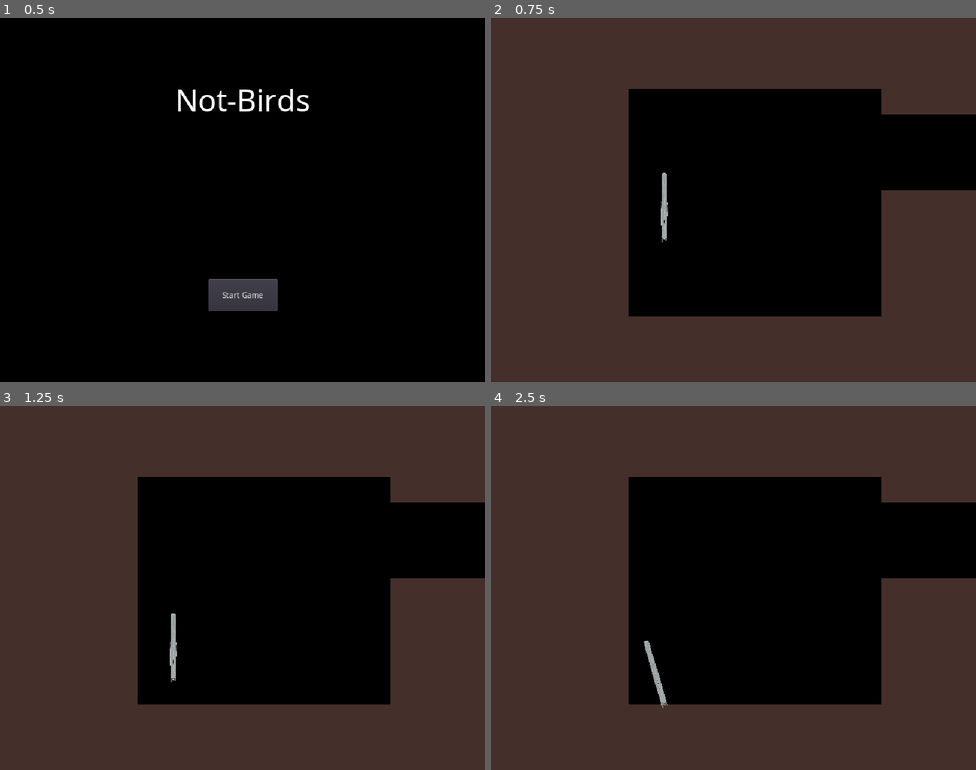
Above: before the commit, frames 1-4 (two rows, left to right).
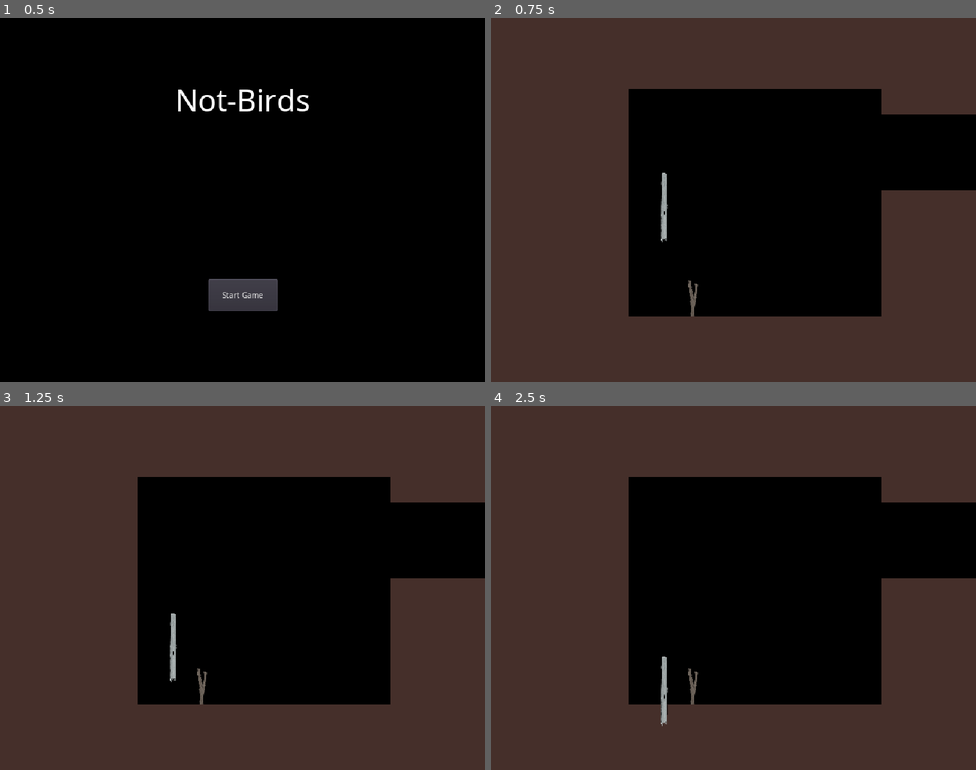
Above: after the commit, the same moments.

Repository: NotBirds/Not-Birds
Game: Godot game, scene res://scenes/main_menu.tscn
Two runs of this game, one before a commit and one after it. Both use one fixed random seed, a clock stepped at 60 frames per second and the inputs below. Sound files missing from this copy of the repository are replaced by a short silence.
Inputs (mouse positions are in pixels of both pictures, inside the frame that each line leads up to):
- Up to frame 1 (0.5 s): no input
- Up to frame 2 (0.75 s): click "Start Game" at 0.5 s
- Up to frame 3 (1.25 s): no input
- Up to frame 4 (2.5 s): move the mouse to (840, 569) at 1.27 s; press the mouse at (840, 569) at 1.28 s; move the mouse to (636, 606) at 2.02 s; release the mouse at (636, 606) at 2.03 s; click (636, 606) at 2.1 s

Frame 1 is identical in both runs. In frame 2, 0.1% of the frame differs, in the area x 35-43%, y 42-82%; in frame 3, 0.1%; in frame 4, 0.5%, in the area x 31-43%, y 64-88%.

Commit message:
lbotano's nightmare

Diff:
--- a/scenes/entities/levelObjects/material_pickup.tscn
+++ b/scenes/entities/levelObjects/material_pickup.tscn
@@ -63,5 +63,4 @@
 
 [node name="CollisionShape2D" type="CollisionShape2D" parent="area_2d"]
 rotation = -0.261363
-scale = Vector2( 1, 1 )
 shape = SubResource( 3 )
--- a/scenes/entities/levelObjects/plank.tscn
+++ b/scenes/entities/levelObjects/plank.tscn
@@ -1,12 +1,9 @@
-[gd_scene load_steps=6 format=2]
+[gd_scene load_steps=5 format=2]
 
-[ext_resource path="res://assets/sprites/wood.png" type="Texture" id=1]
+[ext_resource path="res://assets/sprites/plank1.png" type="Texture" id=1]
 [ext_resource path="res://scripts/scptDestructable.gd" type="Script" id=2]
 [ext_resource path="res://assets/audio/wood1.mp3" type="AudioStream" id=3]
 [ext_resource path="res://assets/audio/wood2.mp3" type="AudioStream" id=4]
-
-[sub_resource type="RectangleShape2D" id=1]
-extents = Vector2( 8, 63 )
 
 [node name="plank2" type="RigidBody2D"]
 collision_layer = 2
@@ -18,12 +15,12 @@
 base_collision_pitch = 0.5
 
 [node name="Sprite" type="Sprite" parent="."]
-position = Vector2( 0.75, 0 )
-scale = Vector2( 0.25, 0.25 )
+position = Vector2( 9.53674e-07, 0 )
+scale = Vector2( 2.35294, 2.35294 )
 texture = ExtResource( 1 )
 
-[node name="physicsCollider" type="CollisionShape2D" parent="."]
-shape = SubResource( 1 )
+[node name="physicsCollider" type="CollisionPolygon2D" parent="."]
+polygon = PoolVector2Array( -20, -59, 20, -59, 20, 59, -20, 59 )
 
 [node name="audioCollision" type="AudioStreamPlayer2D" parent="."]
 stream = ExtResource( 3 )
--- /dev/null
+++ b/scenes/entities/levelObjects/triangle_wood.tscn
@@ -0,0 +1,15 @@
+[gd_scene load_steps=3 format=2]
+
+[ext_resource path="res://scenes/entities/levelObjects/plank.tscn" type="PackedScene" id=1]
+[ext_resource path="res://assets/sprites/triangle_wood.png" type="Texture" id=2]
+
+[node name="plank2" instance=ExtResource( 1 )]
+
+[node name="Sprite" parent="." index="0"]
+position = Vector2( 7.10543e-15, -35 )
+scale = Vector2( 3, 3 )
+texture = ExtResource( 2 )
+
+[node name="physicsCollider" parent="." index="1"]
+position = Vector2( 0.5, 0 )
+polygon = PoolVector2Array( -0.5, -72, 63.5, 7, -64.5, 7 )
--- a/scenes/entities/scnBird.tscn
+++ b/scenes/entities/scnBird.tscn
@@ -15,7 +15,7 @@
 } ]
 
 [sub_resource type="CircleShape2D" id=1]
-radius = 105.019
+radius = 21.3776
 
 [node name="rbBird" type="RigidBody2D"]
 script = ExtResource( 4 )
@@ -25,11 +25,9 @@
 position = Vector2( -1.4, 6.2 )
 scale = Vector2( 0.2, 0.2 )
 frames = SubResource( 2 )
-frame = 2
 playing = true
 
 [node name="csHitbox" type="CollisionShape2D" parent="."]
-scale = Vector2( 0.2, 0.2 )
 shape = SubResource( 1 )
 
 [node name="audioDeath" type="AudioStreamPlayer2D" parent="."]
--- /dev/null
+++ b/scenes/entities/scnSlingshot.tscn
@@ -0,0 +1,51 @@
+[gd_scene load_steps=8 format=2]
+
+[ext_resource path="res://assets/sprites/sling.png" type="Texture" id=1]
+[ext_resource path="res://scripts/scptSlingshot.gd" type="Script" id=2]
+[ext_resource path="res://assets/sprites/idle/1.png" type="Texture" id=3]
+[ext_resource path="res://assets/sprites/idle/3.png" type="Texture" id=4]
+[ext_resource path="res://assets/sprites/idle/2.png" type="Texture" id=5]
+
+[sub_resource type="RectangleShape2D" id=1]
+extents = Vector2( 254.439, 251 )
+
+[sub_resource type="SpriteFrames" id=2]
+animations = [ {
+"frames": [ ExtResource( 3 ), ExtResource( 5 ), ExtResource( 4 ) ],
+"loop": true,
+"name": "default",
+"speed": 5.0
+} ]
+
+[node name="nSlingshot" type="Node2D"]
+script = ExtResource( 2 )
+
+[node name="sTexture" type="Sprite" parent="."]
+texture = ExtResource( 1 )
+
+[node name="lDown_sling" type="Line2D" parent="sTexture"]
+show_behind_parent = true
+light_mask = 2
+points = PoolVector2Array( -399, -221, 71, -199 )
+width = 15.0
+
+[node name="lTop_sling" type="Line2D" parent="."]
+points = PoolVector2Array( -399, -221, -50, -270 )
+width = 15.0
+
+[node name="pCenter" type="Position2D" parent="."]
+position = Vector2( 0, -250 )
+
+[node name="aSlingshot_Hitbox" type="Area2D" parent="."]
+position = Vector2( 534, 117 )
+
+[node name="csHitbox" type="CollisionShape2D" parent="aSlingshot_Hitbox"]
+position = Vector2( -549.561, -277 )
+shape = SubResource( 1 )
+
+[node name="asNot_bird" type="AnimatedSprite" parent="."]
+position = Vector2( -580, 271 )
+frames = SubResource( 2 )
+playing = true
+
+[connection signal="input_event" from="aSlingshot_Hitbox" to="." method="_on_aSlingshot_Hitbox_input_event"]
--- a/scenes/levels/level1.tscn
+++ b/scenes/levels/level1.tscn
@@ -29,7 +29,6 @@
 }
 
 [node name="nSlingshot" parent="." instance=ExtResource( 2 )]
-visible = false
 position = Vector2( 554, 930 )
 
 [node name="part1" type="Node" parent="."]
--- a/scenes/nLevel1.tscn
+++ b/scenes/nLevel1.tscn
@@ -12,7 +12,7 @@
 [sub_resource type="RectangleShape2D" id=1]
 extents = Vector2( 1973, 17.5 )
 
-[node name="nLevel" type="Node2D"]
+[node name="nLevel2" type="Node2D"]
 
 [node name="parallax_background" parent="." instance=ExtResource( 3 )]
 
--- a/scenes/scnLevel.tscn
+++ b/scenes/scnLevel.tscn
@@ -1,67 +1,58 @@
-[gd_scene load_steps=5 format=2]
+[gd_scene load_steps=6 format=2]
 
 [ext_resource path="res://scenes/entities/levelObjects/scnSlingshot.tscn" type="PackedScene" id=1]
 [ext_resource path="res://scenes/entities/levelObjects/plank.tscn" type="PackedScene" id=2]
+[ext_resource path="res://scenes/entities/levelObjects/triangle_wood.tscn" type="PackedScene" id=3]
 [ext_resource path="res://assets/sprites/wood.png" type="Texture" id=7]
 
 [sub_resource type="RectangleShape2D" id=2]
-extents = Vector2( 518, 10 )
+extents = Vector2( 931, 10 )
 
 [node name="nLevel" type="Node2D"]
 
 [node name="nSlingshot" parent="." instance=ExtResource( 1 )]
-position = Vector2( -205, -78 )
+position = Vector2( -931, 393 )
 speed_modifier = 15.0
 
 [node name="Camera" type="Camera2D" parent="."]
-position = Vector2( 64, -296 )
+position = Vector2( -140, -103 )
 current = true
+zoom = Vector2( 4, 3 )
 
 [node name="sbTemp_floor" type="StaticBody2D" parent="."]
-position = Vector2( -450, -7 )
+position = Vector2( -338, 464 )
 
 [node name="CollisionShape2D" type="CollisionShape2D" parent="sbTemp_floor"]
-position = Vector2( 508, 0 )
+position = Vector2( 95, 0 )
 shape = SubResource( 2 )
 
 [node name="Sprite" type="Sprite" parent="sbTemp_floor/CollisionShape2D"]
 position = Vector2( -7.62939e-06, 4 )
 rotation = 1.56098
-scale = Vector2( 0.5, 2.11 )
+scale = Vector2( 0.5, 3.68604 )
 texture = ExtResource( 7 )
 
 [node name="Planks" type="Node" parent="."]
 
-[node name="plank8" parent="Planks" instance=ExtResource( 2 )]
-position = Vector2( 131, -520 )
+[node name="plank" parent="Planks" instance=ExtResource( 2 )]
+position = Vector2( 100, 304 )
+
+[node name="plank3" parent="Planks" instance=ExtResource( 3 )]
+position = Vector2( -9, 436 )
+initial_health = 8000.0
+
+[node name="plank4" parent="Planks" instance=ExtResource( 3 )]
+position = Vector2( 117, 436 )
+initial_health = 8000.0
+
+[node name="plank6" parent="Planks" instance=ExtResource( 3 )]
+position = Vector2( 53, 234 )
+initial_health = 8000.0
+
+[node name="plank5" parent="Planks" instance=ExtResource( 3 )]
+position = Vector2( 54, 370 )
+rotation = 3.14159
+initial_health = 8000.0
 
 [node name="plank2" parent="Planks" instance=ExtResource( 2 )]
-position = Vector2( 134, -166 )
-rotation = 1.56169
-
-[node name="plank" parent="Planks" instance=ExtResource( 2 )]
-position = Vector2( 79, -89 )
-
-[node name="plank3" parent="Planks" instance=ExtResource( 2 )]
-position = Vector2( 191, -90 )
-
-[node name="plank4" parent="Planks" instance=ExtResource( 2 )]
-position = Vector2( 255, -83 )
-rotation = -0.712141
-
-[node name="plank5" parent="Planks" instance=ExtResource( 2 )]
-position = Vector2( 19, -78 )
-rotation = 0.632535
-
-[node name="Sprite" parent="Planks/plank5" index="0"]
-self_modulate = Color( 0.565954, 0.826668, 0.899902, 1 )
-
-[node name="plank7" parent="Planks" instance=ExtResource( 2 )]
-position = Vector2( 98, -239 )
-rotation = 0.410469
-
-[node name="plank6" parent="Planks" instance=ExtResource( 2 )]
-position = Vector2( 171, -240 )
-rotation = -0.386016
-
-[editable path="Planks/plank5"]
+position = Vector2( 7, 304 )
Binary file added: assets/sprites/box_wood.png
Not shown, added: assets/sprites/box_wood.png.import
Binary file added: assets/sprites/circle_wood.png
Not shown, added: assets/sprites/circle_wood.png.import
Binary file added: assets/sprites/mini_square_wood.png
Not shown, added: assets/sprites/mini_square_wood.png.import
Binary file added: assets/sprites/plank1.png
Not shown, added: assets/sprites/plank1.png.import
Binary file added: assets/sprites/square_wood1.png
Not shown, added: assets/sprites/square_wood1.png.import
Binary file added: assets/sprites/square_wood2.png
Not shown, added: assets/sprites/square_wood2.png.import
(and 5 more such lines)
